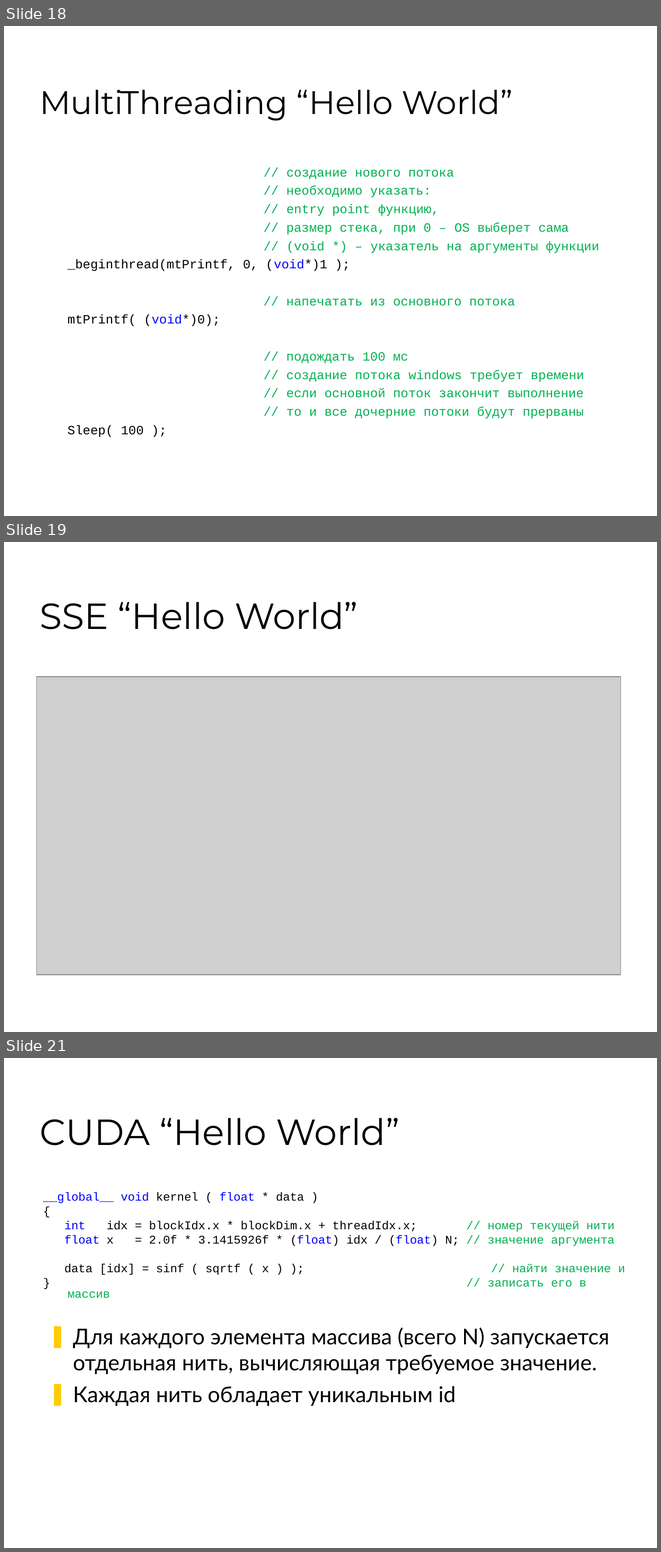
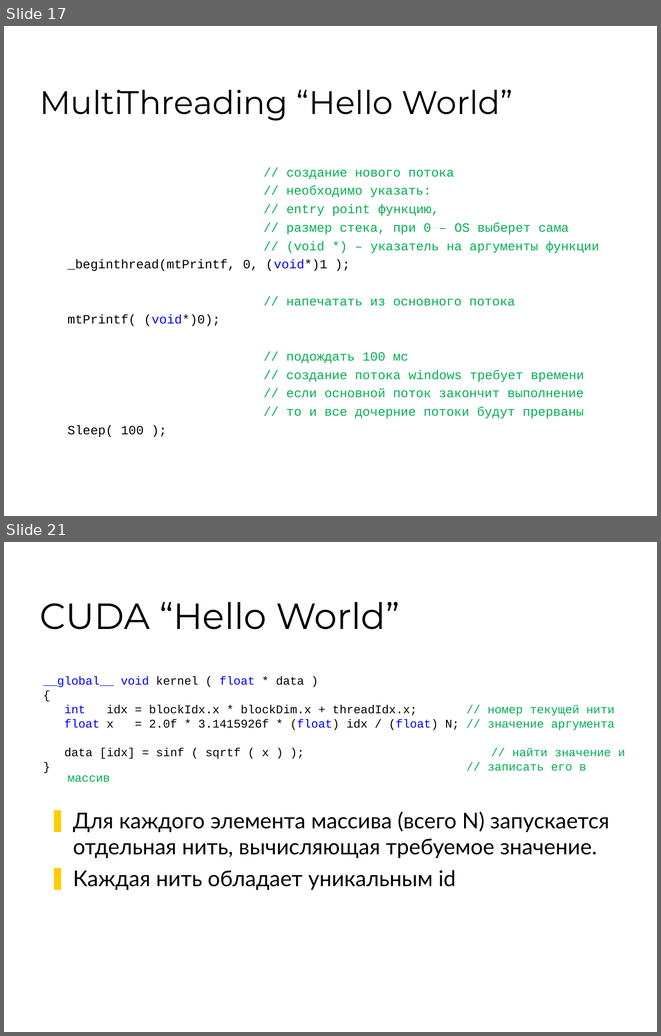
Before and after one commit to 7633/msu-cuda-course, a slide deck: Lectures/L1 24022009/Lection-1.ppt. Shown one above the other, each under a label of ours: slides 18, 19 and 21 before the commit, slides 17 and 21 after it; the slides between them are not shown. The pictures are 661x1552 and 661x1036 pixels, drawn with LibreOffice and Linux fonts; fonts in the diff are those of the drawing; grey boxes stand for pictures; background and template pictures are left out. Boxes give left, top, right and bottom in pixels: in the first picture for what was removed or moved away, otherwise in the second. Text is boxed around its words. In the diff, an @@ line names an element or a change of style, - is before the commit and + after.

```diff
--- a/Lectures/L1 24022009/Lection-1.ppt
+++ b/Lectures/L1 24022009/Lection-1.ppt
@@ slide 19 removed at box(4, 542, 657, 1032), background #FFFFFF @@
@@ title removed at box(40, 602, 358, 629) @@
-SSE “Hello World”
@@ picture removed at box(37, 677, 620, 974) @@
@@ what was slide 18 is now slide 17 @@
```
Also in this commit, not shown: 6 slides changed, 6 slides added, 2 other slides removed.
